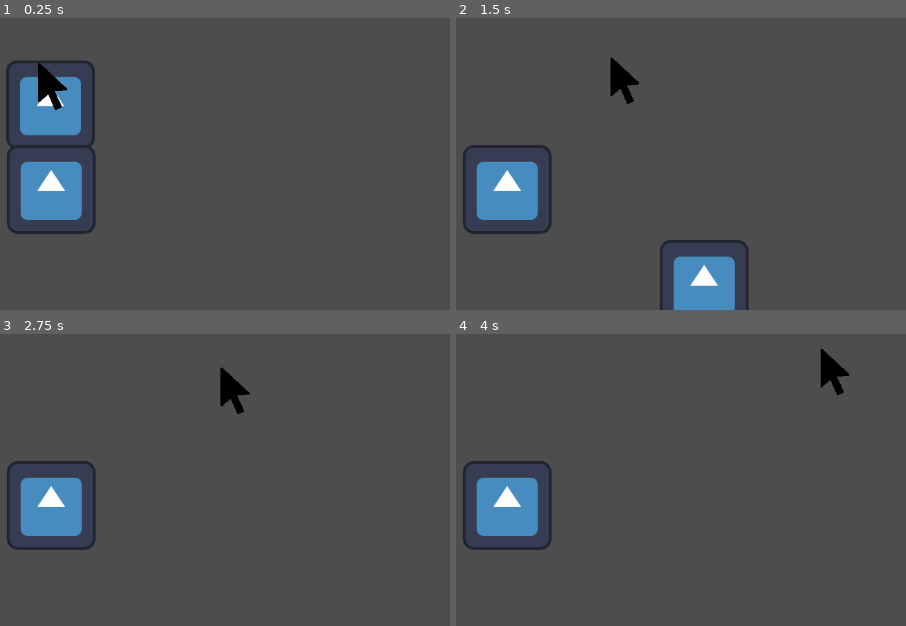
Above: before the commit, frames 1-4 (two rows, left to right).
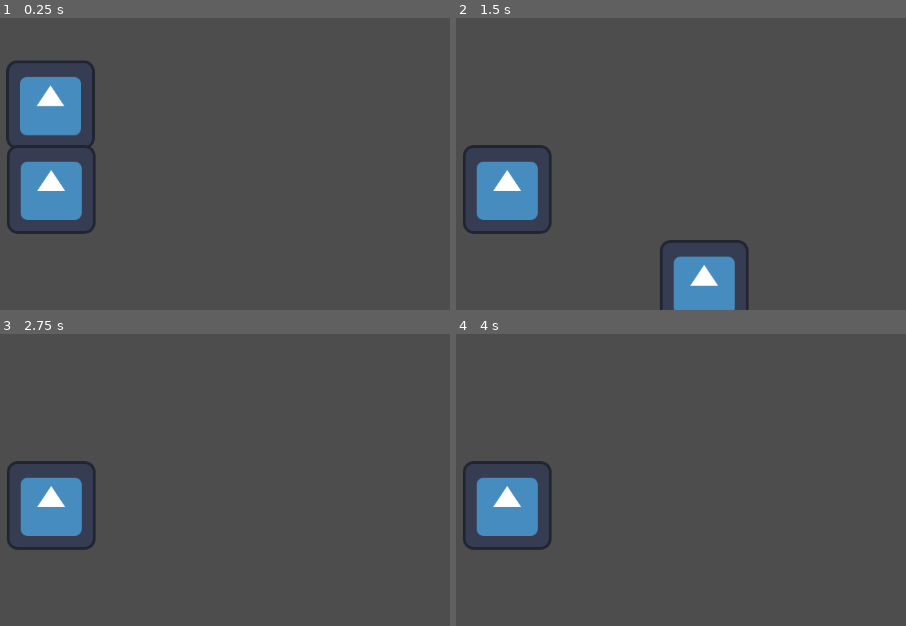
Above: after the commit, the same moments.

Repository: LeResteDuMonde/GameJamPSU
Game: Godot game, scene res://scene/Main.tscn
Same seed, same stepped clock (60 frames per second), same inputs: the game is played once before the commit and once after it. The engine's default icon, where the game draws it, is replaced by a stand-in: a white triangle on a blue panel in a dark square.
Inputs (mouse positions are in pixels of both pictures, inside the frame that each line leads up to):
- Up to frame 1 (0.25 s): no input
- Up to frame 2 (1.5 s): tap Enter at 0.5 s; move the mouse to (681, 61) at 0.52 s; hold D (right) from 0.53 s (still down); click (681, 61) at 0.6 s; tap Space (up) at 0.77 s; move the mouse to (outside the picture) at 1.27 s; click (outside the picture) at 1.35 s
- Up to frame 3 (2.75 s): tap Space (up) at 1.52 s; move the mouse to (outside the picture) at 2.02 s; release D (right) at 2.03 s; hold A (left, bound only after the commit) from 2.03 s (still down); click (outside the picture) at 2.1 s
- Up to frame 4 (4 s): tap Space (up) at 2.75, 3.02, 3.77 s; move the mouse to (465, 491) at 2.77 s; release A (left, bound only after the commit) at 2.78 s; hold D (right) from 2.78 s (still down); click (465, 491) at 2.85 s; move the mouse to (744, 468) at 3.52 s; click (744, 468) at 3.6 s

The runs differ from the first frame. In frame 1, 0.5% of the frame differs, in the area x 8-15%, y 15-32%; in frame 2, 0.5%; in frame 3, 0.5%; in frame 4, 0.5%.

Commit message:
jump

Diff:
--- a/project.godot
+++ b/project.godot
@@ -30,7 +30,7 @@
 
 left={
 "deadzone": 0.5,
-"events": [Object(InputEventKey,"resource_local_to_scene":false,"resource_name":"","device":-1,"window_id":0,"alt_pressed":false,"shift_pressed":false,"ctrl_pressed":false,"meta_pressed":false,"pressed":false,"keycode":0,"physical_keycode":81,"key_label":0,"unicode":113,"echo":false,"script":null)
+"events": [Object(InputEventKey,"resource_local_to_scene":false,"resource_name":"","device":-1,"window_id":0,"alt_pressed":false,"shift_pressed":false,"ctrl_pressed":false,"meta_pressed":false,"pressed":false,"keycode":0,"physical_keycode":65,"key_label":0,"unicode":113,"echo":false,"script":null)
 , Object(InputEventJoypadMotion,"resource_local_to_scene":false,"resource_name":"","device":-1,"axis":1,"axis_value":-1.0,"script":null)
 , Object(InputEventJoypadMotion,"resource_local_to_scene":false,"resource_name":"","device":-1,"axis":2,"axis_value":-1.0,"script":null)
 ]
@@ -63,6 +63,12 @@
 , Object(InputEventMouseButton,"resource_local_to_scene":false,"resource_name":"","device":-1,"window_id":0,"alt_presse …(227 unchanged characters)…
 ]
 }
+jump={
+"deadzone": 0.5,
+"events": [Object(InputEventJoypadButton,"resource_local_to_scene":false,"resource_name":"","device":-1,"button_index":0,"pressure":0.0,"pressed":false,"script":null)
+, Object(InputEventKey,"resource_local_to_scene":false,"resource_name":"","device":-1,"window_id":0,"alt_pressed":false,"shift_pressed":false,"ctrl_pressed":false,"meta_pressed":false,"pressed":false,"keycode":0,"physical_keycode":32,"key_label":0,"unicode":32,"echo":false,"script":null)
+]
+}
 
 [rendering]
 
--- a/scene/Main.tscn
+++ b/scene/Main.tscn
@@ -14,4 +14,4 @@
 [node name="Platform" parent="." instance=ExtResource("2_kb0mr")]
 
 [node name="Cursor" parent="." instance=ExtResource("1_mgw5y")]
-scale = Vector2(0.05, 0.05)
+visible = false
--- a/script/manager/playerManager.gd
+++ b/script/manager/playerManager.gd
@@ -6,8 +6,9 @@
 	player = GameManager.main.get_node("Player")
 
 func _physics_process(delta):
-	var direction = Input.get_axis("left", "right")
-	movePlayer(delta,player,direction)
+	var jump = Input.is_action_pressed("jump")
+	var direction = Input.get_axis("left","right")
+	movePlayer(delta,player,direction,jump)
 
-func movePlayer(delta,player,direction):
-	player.move(delta,direction)
+func movePlayer(delta,player,direction,jump):
+	player.move(delta,direction,jump)
--- a/script/player.gd
+++ b/script/player.gd
@@ -7,14 +7,20 @@
 # Get the gravity from the project settings to be synced with RigidBody nodes.
 var gravity = ProjectSettings.get_setting("physics/2d/default_gravity")
 
+#func jump():
+#	#jump
 
-func move(delta, direction):
+func move(delta, direction,jump):
 	if not is_on_floor():
 		velocity.y += gravity * delta
+	elif jump:
+		velocity.y = JUMP_VELOCITY
 
 	if direction:
 		velocity.x = direction * SPEED
 	else:
 		velocity.x = move_toward(velocity.x, 0, SPEED)
 
+
+
 	move_and_slide()
Not shown: 1 places in scene/Main.tscn that only renumber resources
